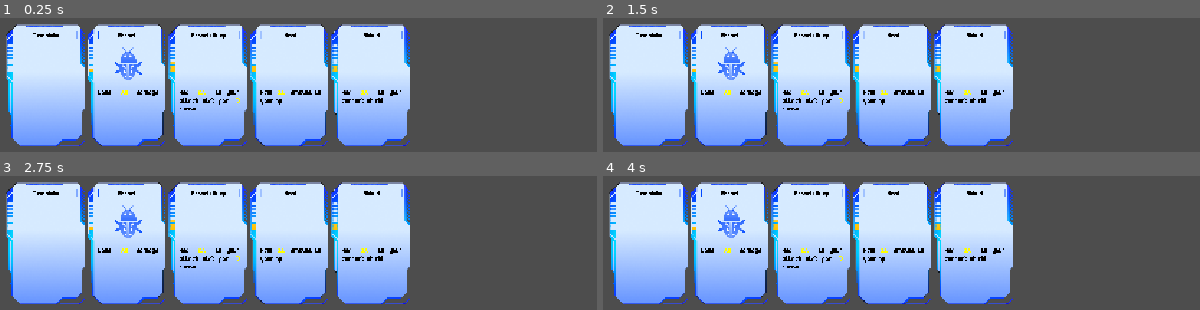
Above: before the commit, frames 1-4 (two rows, left to right).
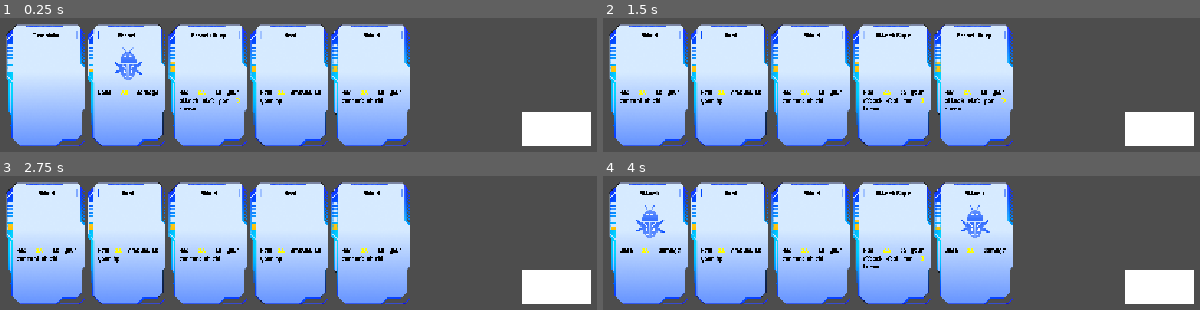
Above: after the commit, the same moments.

Repository: daistic/Project-Card-Game
Game: Godot game, scene res://Scenes/Card Game/CardGame.tscn
The game is run twice, just before and just after one commit, with the same random seed, the same clock (stepped at 60 frames per second) and the same inputs. The project has no main scene, so this scene is started directly.
Inputs (mouse positions are in pixels of both pictures, inside the frame that each line leads up to):
- Up to frame 1 (0.25 s): no input
- Up to frame 2 (1.5 s): click (1158, 127) at 0.52 s; click (1158, 127) at 1.27 s
- Up to frame 3 (2.75 s): click (555, 285) at 2.02 s
- Up to frame 4 (4 s): tap Enter at 2.75 s; move the mouse to (outside the picture) at 2.77 s; click (outside the picture) at 2.85 s; tap Space at 3.5 s; move the mouse to (outside the picture) at 3.52 s; click (outside the picture) at 3.6 s

The runs differ from the first frame. In frame 1, 2.9% of the frame differs, in the area x 87-99%, y 70-96%; in frame 2, 5.2%; in frame 3, 4.4%; in frame 4, 6.3%, in the area x 1-99%, y 11-96%.

Commit message:
add: battle states

Diff:
--- a/Globals/BattleManager.gd
+++ b/Globals/BattleManager.gd
@@ -1,29 +1,18 @@
 extends Node
+
+const STARTING_DECK: CardPackedList = preload("res://Resources/Cards List/StartingDeck.tres")
+const MINIMUM_CRIT_RATE: float = 0.0
+const MAXIMUM_CRIT_RATE: float = 100.0
+const MAXIMUM_CARDS_ON_HAND: int = 5
 
 var player: Player = null
 var enemy: Enemy = null
 
-enum BATTLE_STATE {
-	PLAYER_TURN,
-	ENEMY_TURN
-}
+var player_deck: Array[PackedScene] = []
 
-var current_state: BATTLE_STATE = BATTLE_STATE.PLAYER_TURN
-var player_deck: Array[PackedScene] = Global.CARDS_LIST.starting_deck_scenes
+func _enter_tree() -> void:
+	for scene in STARTING_DECK.packed_scenes:
+		player_deck.append(scene)
 
-const MINIMUM_CRIT_RATE: float = 0.0
-const MAXIMUM_CRIT_RATE: float = 100.0
-const MAXIMUM_CARDS_ON_HAND: int = 5
-
-func change_state(new_state: BATTLE_STATE) -> void:
-	current_state = new_state
-	match current_state:
-		BATTLE_STATE.PLAYER_TURN:
-			SignalHub.emit_enemy_turn_finished()
-		BATTLE_STATE.ENEMY_TURN:
-			SignalHub.emit_player_turn_finished()
-		_:
-			print("signal not found")
-
-func draw_from_player_deck() -> PackedScene:
+func draw_player_deck() -> PackedScene:
 	return player_deck.pick_random()
--- a/Resources/Cards List/CardFileList.tres
+++ b/Resources/Cards List/CardFileList.tres
@@ -1,12 +1,13 @@
-[gd_resource type="Resource" script_class="CardsList" load_steps=7 format=3 uid="uid://yb08xvwv1ge5"]
+[gd_resource type="Resource" script_class="CardsList" load_steps=7 format=3 uid="uid://dcwgjvl4gk0sb"]
 
 [ext_resource type="Script" uid="uid://b2d3v6io1mso0" path="res://Scripts/Resource Classes/CardsListStruct.gd" id="1_keiqt"]
 [ext_resource type="Script" uid="uid://d3pnduh5pjeht" path="res://Scripts/Resource Classes/CardsList.gd" id="2_eq52y"]
 
 [sub_resource type="Resource" id="Resource_keiqt"]
 script = ExtResource("1_keiqt")
-card_resource_path = "res://Resources/Card Resources/BasicAttack.tres"
-scene_path = "res://Scenes/On Screen Cards/BasicAttack.tscn"
+card_resource_path = "res://Resources/Card Resources/AttackBuff.tres"
+scene_path = "res://Scenes/On Screen Cards/AttackBuff.tscn"
+metadata/_custom_type_script = "uid://b2d3v6io1mso0"
 
 [sub_resource type="Resource" id="Resource_eq52y"]
 script = ExtResource("1_keiqt")
--- /dev/null
+++ b/Resources/Cards List/StartingDeck.tres
@@ -0,0 +1,12 @@
+[gd_resource type="Resource" script_class="CardPackedList" load_steps=6 format=3 uid="uid://bptta63f664w6"]
+
+[ext_resource type="Script" uid="uid://1lgqu12mp6d2" path="res://Scripts/Resource Classes/CardsPackedList.gd" id="1_8xhis"]
+[ext_resource type="PackedScene" uid="uid://bgajc7e6x10uv" path="res://Scenes/On Screen Cards/AttackBuff.tscn" id="1_p1dc0"]
+[ext_resource type="PackedScene" uid="uid://cb4a8yajsdug5" path="res://Scenes/On Screen Cards/BasicAttack.tscn" id="2_000lq"]
+[ext_resource type="PackedScene" uid="uid://dsk8qv36sem5q" path="res://Scenes/On Screen Cards/BasicHeal.tscn" id="3_7ijsp"]
+[ext_resource type="PackedScene" uid="uid://b8oqih0kmstpb" path="res://Scenes/On Screen Cards/BasicShield.tscn" id="4_w1jkt"]
+
+[resource]
+script = ExtResource("1_8xhis")
+packed_scenes = Array[PackedScene]([ExtResource("1_p1dc0"), ExtResource("2_000lq"), ExtResource("3_7ijsp"), ExtResource("4_w1jkt")])
+metadata/_custom_type_script = "uid://1lgqu12mp6d2"
--- a/Scenes/Base Scenes/EnemyBase.tscn
+++ b/Scenes/Base Scenes/EnemyBase.tscn
@@ -1,7 +1,11 @@
-[gd_scene load_steps=3 format=3 uid="uid://dx4xd52shm7q7"]
+[gd_scene load_steps=7 format=3 uid="uid://dx4xd52shm7q7"]
 
 [ext_resource type="Script" uid="uid://dvxb6f0j0l0fd" path="res://Scripts/Classes/Enemy.gd" id="1_iiq2q"]
 [ext_resource type="Resource" uid="uid://et5d4anvll1p" path="res://Resources/Damageables/EnemyBaseDamageable.tres" id="2_mfg40"]
+[ext_resource type="Script" uid="uid://dmjymo0nvqdas" path="res://Scripts/Resource Classes/CardInterface.gd" id="3_hx8nn"]
+[ext_resource type="Resource" uid="uid://cvc6tl7xk7b0x" path="res://Resources/Card Resources/BasicAttack.tres" id="4_uub75"]
+[ext_resource type="Resource" uid="uid://b8cklu4ds6x02" path="res://Resources/Card Resources/BasicHeal.tres" id="5_vdqpv"]
+[ext_resource type="Resource" uid="uid://bd6nnog6su5rx" path="res://Resources/Card Resources/BasicShield.tres" id="6_wce4x"]
 
 [node name="EnemyBase" type="TextureRect"]
 anchors_preset = 8
@@ -13,3 +17,4 @@
 grow_vertical = 2
 script = ExtResource("1_iiq2q")
 stats = ExtResource("2_mfg40")
+enemy_cards = Array[ExtResource("3_hx8nn")]([ExtResource("4_uub75"), ExtResource("5_vdqpv"), ExtResource("6_wce4x")])
--- a/Scenes/Card Game/CardGame.tscn
+++ b/Scenes/Card Game/CardGame.tscn
@@ -9,6 +9,7 @@
 [ext_resource type="PackedScene" uid="uid://dsk8qv36sem5q" path="res://Scenes/On Screen Cards/BasicHeal.tscn" id="5_e1x1l"]
 [ext_resource type="PackedScene" uid="uid://pkka7c8d3yxx" path="res://Scenes/Card Game/Player.tscn" id="5_oxm1c"]
 [ext_resource type="PackedScene" uid="uid://b8oqih0kmstpb" path="res://Scenes/On Screen Cards/BasicShield.tscn" id="6_nkj25"]
+[ext_resource type="Texture2D" uid="uid://bblhelu2xlnbg" path="res://Assets/white_texture.png" id="7_nkj25"]
 
 [node name="CardGame" type="Control"]
 layout_mode = 3
@@ -27,27 +28,38 @@
 anchor_bottom = 1.0
 grow_horizontal = 2
 grow_vertical = 2
+theme_override_constants/margin_left = 25
+theme_override_constants/margin_right = 25
 theme_override_constants/margin_bottom = 15
 
-[node name="HBoxContainer" type="HBoxContainer" parent="MarginContainer"]
+[node name="CardContainer" type="HBoxContainer" parent="MarginContainer"]
 layout_mode = 2
 size_flags_horizontal = 4
 size_flags_vertical = 8
 
-[node name="BaseOnScreenCard" parent="MarginContainer/HBoxContainer" instance=ExtResource("2_qep0y")]
+[node name="BaseOnScreenCard" parent="MarginContainer/CardContainer" instance=ExtResource("2_qep0y")]
 layout_mode = 2
 
-[node name="BasicAttack" parent="MarginContainer/HBoxContainer" instance=ExtResource("3_7ak25")]
+[node name="BasicAttack" parent="MarginContainer/CardContainer" instance=ExtResource("3_7ak25")]
 layout_mode = 2
 
-[node name="AttackBuff" parent="MarginContainer/HBoxContainer" instance=ExtResource("4_7ak25")]
+[node name="AttackBuff" parent="MarginContainer/CardContainer" instance=ExtResource("4_7ak25")]
 layout_mode = 2
 
-[node name="BasicHeal" parent="MarginContainer/HBoxContainer" instance=ExtResource("5_e1x1l")]
+[node name="BasicHeal" parent="MarginContainer/CardContainer" instance=ExtResource("5_e1x1l")]
 layout_mode = 2
 
-[node name="BasicShield" parent="MarginContainer/HBoxContainer" instance=ExtResource("6_nkj25")]
+[node name="BasicShield" parent="MarginContainer/CardContainer" instance=ExtResource("6_nkj25")]
 layout_mode = 2
+
+[node name="EndTurnButton" type="TextureButton" parent="MarginContainer"]
+custom_minimum_size = Vector2(100, 50)
+layout_mode = 2
+size_flags_horizontal = 8
+size_flags_vertical = 8
+texture_normal = ExtResource("7_nkj25")
+ignore_texture_size = true
+stretch_mode = 0
 
 [node name="CardHitZone" parent="." instance=ExtResource("2_5f4ku")]
 layout_mode = 1
@@ -63,9 +75,9 @@
 anchor_top = 1.0
 anchor_right = 0.5
 anchor_bottom = 1.0
-offset_left = -20.0
+offset_left = -10.0
 offset_top = -40.0
-offset_right = 0.0
+offset_right = 10.0
 offset_bottom = 0.0
 grow_horizontal = 2
 grow_vertical = 0
@@ -75,3 +87,5 @@
 [node name="EnemyBase" parent="." instance=ExtResource("4_4l43w")]
 layout_mode = 1
 mouse_filter = 2
+
+[connection signal="pressed" from="MarginContainer/EndTurnButton" to="." method="_on_end_turn_button_pressed"]
--- a/Scripts/Card Game/CardGame.gd
+++ b/Scripts/Card Game/CardGame.gd
@@ -1 +1,20 @@
 extends Control
+
+@onready var card_container: HBoxContainer = $MarginContainer/CardContainer
+
+func _enter_tree() -> void:
+	SignalHub.enemy_turn_finished.connect(_on_enemy_turn_finished)
+
+func _on_enemy_turn_finished() -> void:
+	var draws: int  = 0
+
+	while(draws < BattleManager.MAXIMUM_CARDS_ON_HAND):
+		var card: OnScreenCard = BattleManager.draw_player_deck().instantiate()
+		card_container.add_child(card)
+		draws += 1
+
+func _on_end_turn_button_pressed() -> void:
+	for card in card_container.get_children():
+		card.queue_free()
+
+	SignalHub.emit_player_turn_finished()
--- a/Scripts/Card Interfaces/BasicHeal.gd
+++ b/Scripts/Card Interfaces/BasicHeal.gd
@@ -6,6 +6,7 @@
 
 func regenerate_stat(_damageable: Damageable) -> void:
 	_damageable.cur_hp += heal_amount
+	_damageable.cur_hp = clampf(_damageable.cur_hp, 0.0, _damageable.max_hp)
 
 func get_desc_format() -> Array:
 	return [heal_amount]
--- a/Scripts/Card Interfaces/BasicShield.gd
+++ b/Scripts/Card Interfaces/BasicShield.gd
@@ -6,6 +6,7 @@
 
 func regenerate_stat(_damageable: Damageable) -> void:
 	_damageable.cur_shield += shield_amount
+	_damageable.cur_shield = clampf(_damageable.cur_shield, 0.0, _damageable.max_shield)
 
 func get_desc_format() -> Array:
 	return [shield_amount]
--- a/Scripts/Classes/Enemy.gd
+++ b/Scripts/Classes/Enemy.gd
@@ -9,16 +9,8 @@
 func _enter_tree() -> void:
 	BattleManager.enemy = self
 	SignalHub.card_used.connect(_on_card_used)
+	SignalHub.enemy_card_used.connect(_on_enemy_card_used)
 	SignalHub.player_turn_finished.connect(_on_player_turn_finished)
-
-func _on_player_turn_finished() -> void:
-	var moves_taken: int = 0
-
-	while(moves_taken < max_moves):
-		SignalHub.emit_enemy_card_used(enemy_cards.pick_random())
-		moves_taken += 1
-
-	BattleManager.change_state(BattleManager.BATTLE_STATE.PLAYER_TURN)
 
 func _on_card_used(_card_resource: CardInterface) -> void:
 	var player_stats: Damageable = BattleManager.player.stats.get_stats_after_status()
@@ -27,3 +19,23 @@
 		_card_resource.get_card_damage(player_stats))
 
 	#print(stats.cur_hp)
+
+func _on_enemy_card_used(_card_resource: CardInterface) -> void:
+	_card_resource.regenerate_stat(stats)
+	if _card_resource.is_stat_effector:
+		stats.stat_effects.append(_card_resource)
+
+func _on_player_turn_finished() -> void:
+	var move_number: int = 0
+
+	while(move_number < max_moves):
+		SignalHub.emit_enemy_card_used(enemy_cards.get(move_number))
+		move_number += 1
+
+	SignalHub.emit_enemy_turn_finished()
+
+func _on_enemy_turn_finished() -> void:
+	_shuffle_cards()
+
+func _shuffle_cards() -> void:
+	enemy_cards.shuffle()
--- a/Scripts/Classes/Player.gd
+++ b/Scripts/Classes/Player.gd
@@ -13,6 +13,8 @@
 	BattleManager.player = self
 	SignalHub.card_used.connect(_on_card_used)
 	SignalHub.enemy_card_used.connect(_on_enemy_card_used)
+	SignalHub.player_turn_finished.connect(_on_player_turn_finished)
+	SignalHub.enemy_turn_finished.connect(_on_enemy_turn_finished)
 
 func _on_card_used(_card_resource: CardInterface) -> void:
 	cur_energy -= _card_resource.energy_cost
@@ -22,10 +24,26 @@
 	if _card_resource.is_stat_effector:
 		stats.stat_effects.append(_card_resource)
 
-	print(stats.cur_hp)
-	print(stats.cur_shield)
+	#print(stats.cur_hp)
+	#print(stats.cur_shield)
 
 func _on_enemy_card_used(_card_resource: CardInterface) -> void:
-	#do something
+	var enemy_stats: Damageable = BattleManager.enemy.stats.get_stats_after_status()
 
-	print(stats.hp)
+	stats.cur_hp -= stats.card_damage(enemy_stats,
+		_card_resource.get_card_damage(enemy_stats))
+
+	#print(stats.cur_hp)
+
+func _on_player_turn_finished() -> void:
+	for effect in stats.stat_effects:
+		if effect.is_stat_effector:
+			effect.turns -= 1
+
+		if effect.turns <= 0:
+			stats.stat_effects.erase(effect)
+
+	cur_energy = max_char_energy
+
+func _on_enemy_turn_finished() -> void:
+	pass
--- a/Scripts/Resource Classes/CardsList.gd
+++ b/Scripts/Resource Classes/CardsList.gd
@@ -12,5 +12,3 @@
 		cls.card_resource_path= crp
 
 		file_names.append(cls)
-
-@export var starting_deck_scenes: Array[PackedScene]
--- /dev/null
+++ b/Scripts/Resource Classes/CardsPackedList.gd
@@ -0,0 +1,5 @@
+class_name CardPackedList
+
+extends Resource
+
+@export var packed_scenes: Array[PackedScene]
Not shown: 1 places in Scenes/Card Game/CardGame.tscn that only renumber resources
Not shown, added: Scripts/Resource Classes/CardsPackedList.gd.uid
